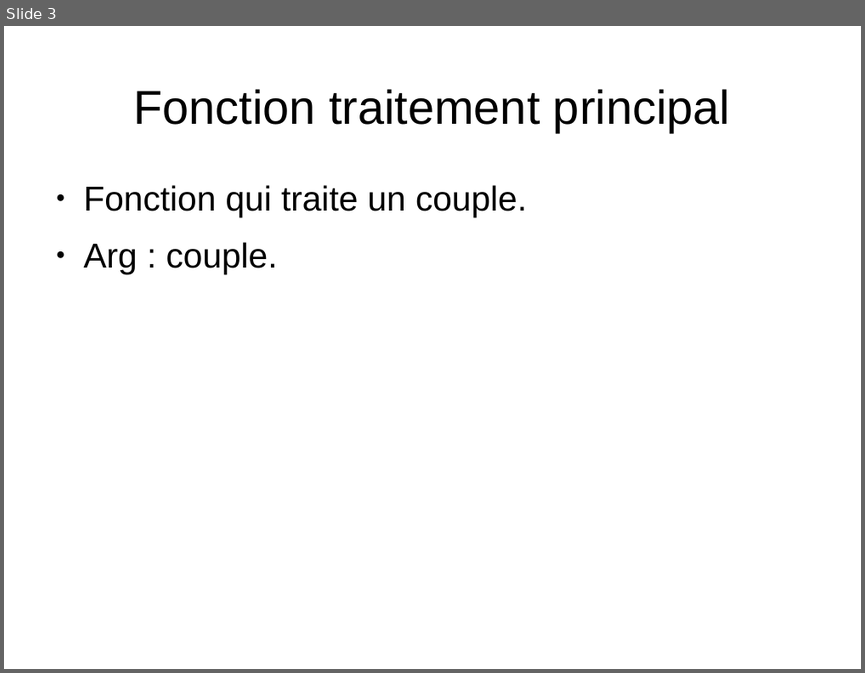
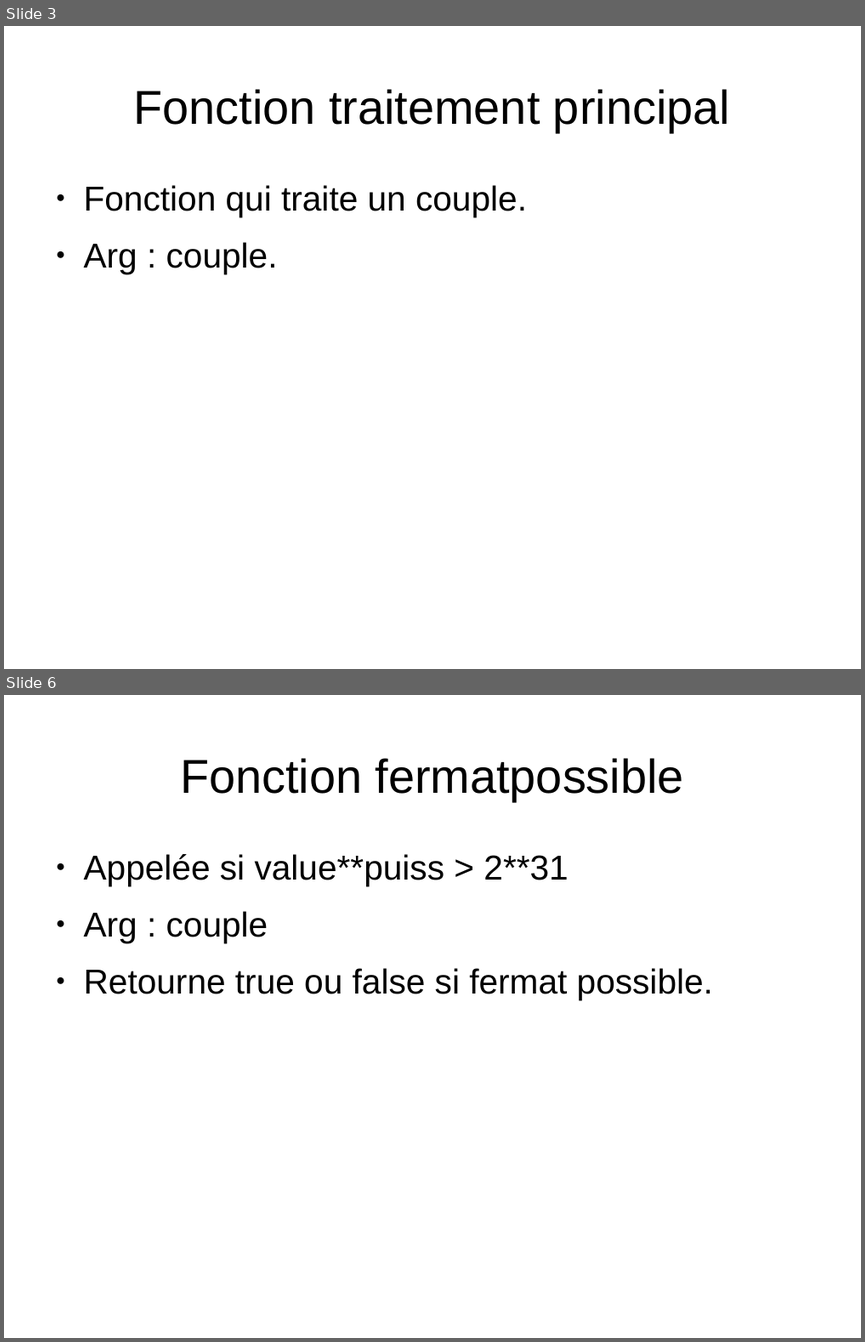
Before and after one commit to CallisteHanriat/congru, a slide deck: schema_congru.odp. Shown one above the other, each under a label of ours: slide 3 before the commit, slides 3 and 6 after it; the slides between them are not shown. The pictures are 865x673 and 865x1342 pixels, drawn with LibreOffice and Linux fonts; fonts in the diff are those of the drawing. Boxes give left, top, right and bottom in pixels: in the first picture for what was removed or moved away, otherwise in the second. Text is boxed around its words. In the diff, an @@ line names an element or a change of style, - is before the commit and + after.

Commit message:
declaration du type tr_couple dans le .ads et ajout de description dans le schema_congru.odp

```diff
--- a/schema_congru.odp
+++ b/schema_congru.odp
@@ slide 6 added at [4,695,861,1338], background #FFFFFF @@
@@ title added at [180,758,684,801], 44 pt, text #000000 @@
+Fonction fermatpossible
@@ text added at [84,854,713,999], 32 pt, text #000000 @@
+● Appelée si value**puiss > 2**31
+● Arg : couple
+● Retourne true ou false si fermat possible.
```
Also in this commit, not shown: 2 other slides added, 1 other file.
